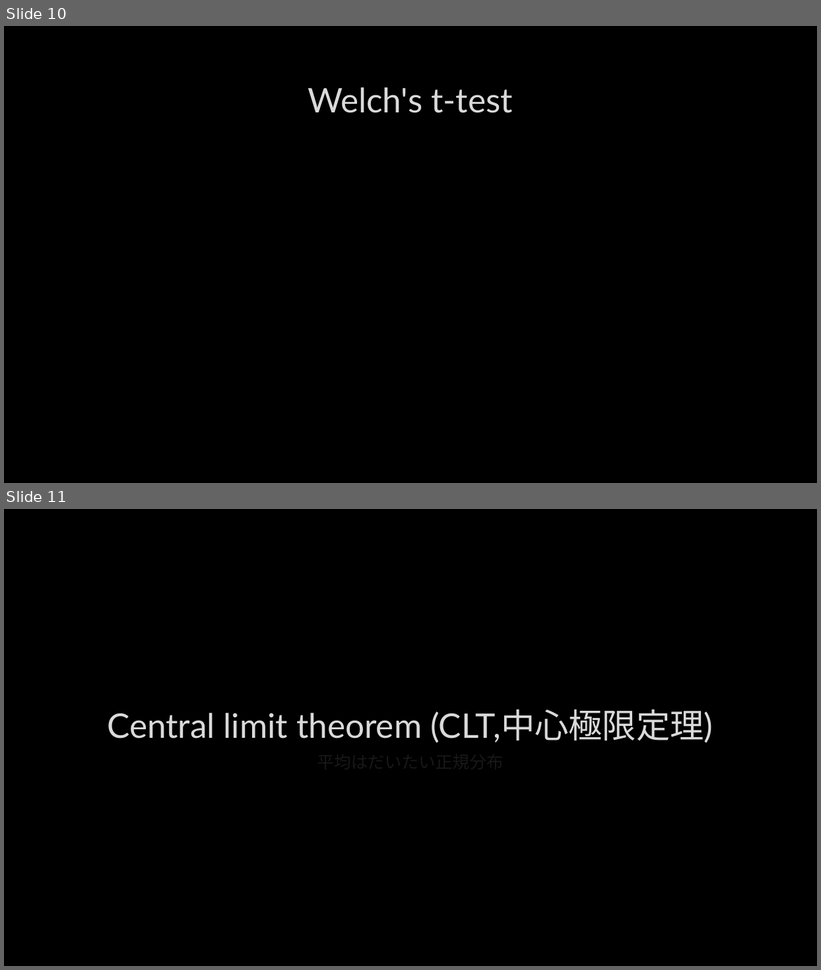
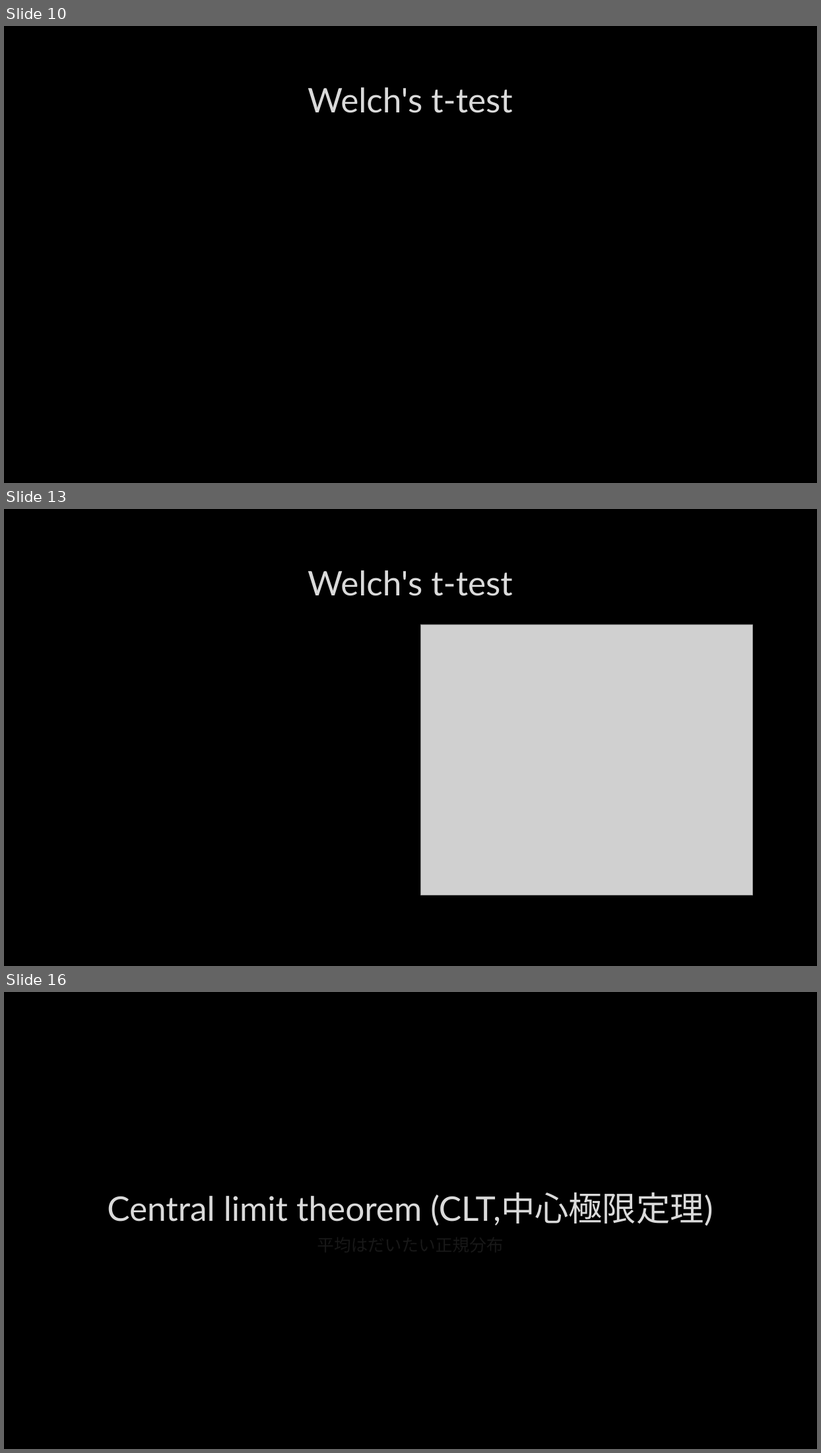
Before and after one commit to ykozw/detecting-bias, a slide deck: detecting_bias_in_monte_carlo_renderers_using_welch’s.pptx. Shown one above the other, each under a label of ours: slides 10 and 11 before the commit, slides 10, 13 and 16 after it; the slides between them are not shown. The pictures are 821x970 and 821x1453 pixels, drawn with LibreOffice and Linux fonts; fonts in the diff are those of the drawing; grey boxes stand for pictures; background and template pictures are left out. Boxes give left, top, right and bottom in pixels: in the first picture for what was removed or moved away, otherwise in the second. Text is boxed around its words. In the diff, an @@ line names an element or a change of style, - is before the commit and + after.

```diff
--- a/detecting_bias_in_monte_carlo_renderers_using_welch’s.pptx
+++ b/detecting_bias_in_monte_carlo_renderers_using_welch’s.pptx
@@ slide 13 added at [4,509,817,966], background picture (left out) @@
@@ title added at [308,570,512,596], 40 pt, text #DADADA @@
+Welch's t-test
@@ picture added at [420,625,752,895] @@
@@ what was slide 11 is now slide 16 @@
```
Also in this commit, not shown: 4 slides changed, 5 other slides added, 1 other file.
